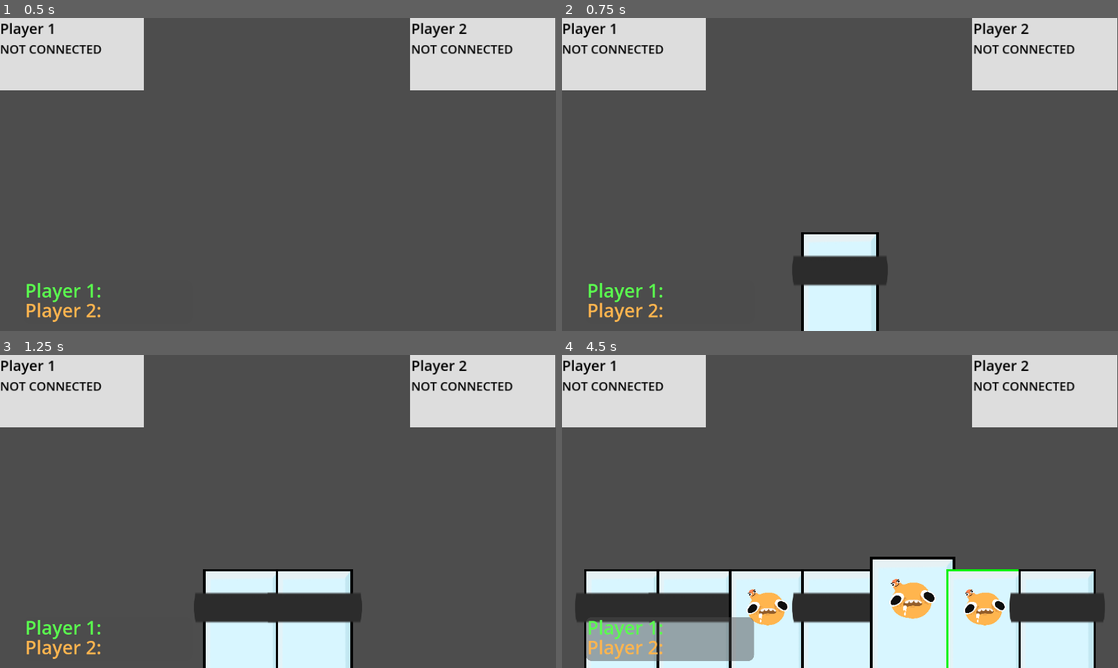
Above: before the commit, frames 1-4 (two rows, left to right).
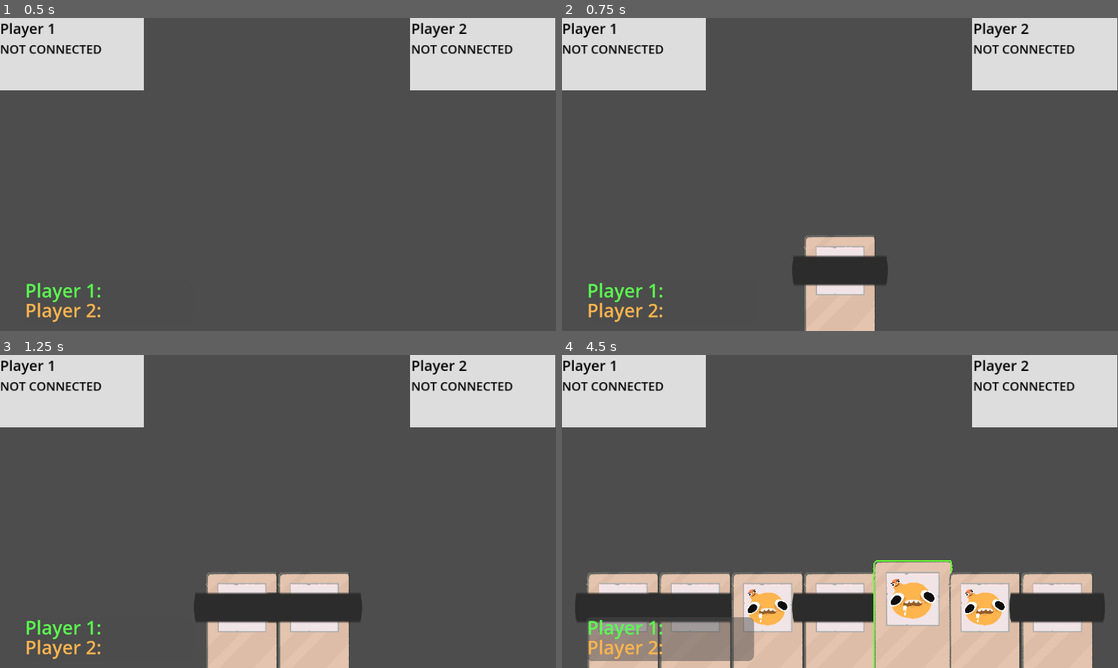
Above: after the commit, the same moments.

Repository: patator62180/GDWL_67
Game: Godot game, scene res://scenes/HUD/hud.tscn
Two runs of this game, one before a commit and one after it. Both use one fixed random seed, a clock stepped at 60 frames per second and the inputs below. This scene is started directly instead of the project's main scene.
Inputs (mouse positions are in pixels of both pictures, inside the frame that each line leads up to):
- Up to frame 1 (0.5 s): no input
- Up to frame 2 (0.75 s): tap Enter (ui_accept) at 0.5 s; move the mouse to (962, 158) at 0.52 s; hold Right (right) from 0.53 s (still down); right-click (962, 158) at 0.6 s; click (962, 158) at 0.67 s
- Up to frame 3 (1.25 s): keep holding Right (right); tap Enter (ui_accept) at 0.77 s
- Up to frame 4 (4.5 s): release Right (right) at 1.25 s; tap Enter (ui_accept) every 0.75 s from 1.25 to 4.25 s; drag from (801, 630) to (812, 574) at 1.27 s; move the mouse to (840, 624) at 2.02 s; hold Right (right) 2.03-2.75 s; right-click (840, 624) at 2.1 s; click (840, 624) at 2.17 s; drag from (878, 624) to (673, 464) at 2.77 s; drag from (912, 630) to (867, 511) at 3.52 s; drag from (951, 630) to (756, 433) at 4.27 s

Frame 1 is identical in both runs. In frame 2, 3.1% of the frame differs, in the area x 43-57%, y 68-100%; in frame 3, 5.9%; in frame 4, 22%, in the area x 4-96%, y 64-100%.
Error in both runs: Invalid access to property or key 'array' on a base object of type 'Nil'. (res://scenes/game/ScoreControl.gd:11)

Commit message:
cartes pimpees

Diff:
--- a/scenes/cards/card.gd
+++ b/scenes/cards/card.gd
@@ -5,8 +5,6 @@
 signal card_clicked
 
 @export var outline : Control
-@export var default_color : Color
-@export var selected_color : Color
 @export var icon : TextureRect
 
 var resource : Resource
@@ -20,7 +18,6 @@
 func _on_gui_input(event):
     if event is InputEventMouseButton:
         card_clicked.emit(card_id)
-        outline.modulate = selected_color
 
 
 func _on_mouse_entered():
@@ -30,8 +27,6 @@
 func _on_mouse_exited():
     scale = Vector2.ONE
 
-func unselect():
-    outline.modulate = default_color
 
 func get_type():
     return resource.type
--- a/scenes/cards/card.tscn
+++ b/scenes/cards/card.tscn
@@ -1,7 +1,18 @@
-[gd_scene load_steps=3 format=3 uid="uid://w8glstws2q30"]
+[gd_scene load_steps=6 format=3 uid="uid://w8glstws2q30"]
 
 [ext_resource type="Script" path="res://scenes/cards/card.gd" id="1_7d03g"]
 [ext_resource type="Texture2D" uid="uid://qfq8gm06d23p" path="res://sprites/tuile_blue.png" id="2_300yh"]
+[ext_resource type="Shader" path="res://scenes/cards/outline.gdshader" id="3_p3nqa"]
+[ext_resource type="Texture2D" uid="uid://dtys1aqstpv3o" path="res://sprites/Carte.png" id="3_pnjbd"]
+
+[sub_resource type="ShaderMaterial" id="ShaderMaterial_77or1"]
+resource_local_to_scene = true
+shader = ExtResource("3_p3nqa")
+shader_parameter/color = Color(0.4, 1, 0.2, 0)
+shader_parameter/width = 2.743
+shader_parameter/pattern = 0
+shader_parameter/inside = true
+shader_parameter/add_margins = true
 
 [node name="Card" type="Control" node_paths=PackedStringArray("outline", "icon")]
 custom_minimum_size = Vector2(150, 0)
@@ -19,10 +30,10 @@
 pivot_offset = Vector2(75, 250)
 script = ExtResource("1_7d03g")
 outline = NodePath("Outline")
-selected_color = Color(0, 1, 0, 1)
 icon = NodePath("Icon")
 
 [node name="Outline" type="TextureRect" parent="."]
+visible = false
 modulate = Color(0, 0, 0, 1)
 layout_mode = 1
 anchors_preset = 8
@@ -39,6 +50,8 @@
 texture = ExtResource("2_300yh")
 
 [node name="Background" type="TextureRect" parent="."]
+texture_filter = 1
+material = SubResource("ShaderMaterial_77or1")
 layout_mode = 1
 anchors_preset = 8
 anchor_left = 0.5
@@ -51,7 +64,7 @@
 offset_bottom = 125.0
 grow_horizontal = 2
 grow_vertical = 2
-texture = ExtResource("2_300yh")
+texture = ExtResource("3_pnjbd")
 
 [node name="Icon" type="TextureRect" parent="."]
 layout_mode = 1
--- a/scenes/cards/hand.gd
+++ b/scenes/cards/hand.gd
@@ -11,6 +11,8 @@
 var selected_card
 var card_scene
 var total_weight = 0
+
+@export var selected_color = Color(0.4, 1, 0.2, 1)
 
 signal card_selected(cardType : String)
 
@@ -69,12 +71,13 @@
             card_selected.emit(card.get_type())
             selected_card_index = i
             selected_card = card
+            selected_card.get_node("Background").material.set_shader_parameter("color", selected_color)
             break
 
 func unselect_selected_card():
     if selected_card_index == -1:
         return
-    selected_card.unselect()
+    selected_card.get_node("Background").material.set_shader_parameter("color", Color(0.4, 1, 0.2, 0))
     selected_card_index = -1
     selected_card = null
     card_selected.emit("")
--- /dev/null
+++ b/scenes/cards/outline.gdshader
@@ -0,0 +1,62 @@
+shader_type canvas_item;
+
+uniform vec4 color : source_color = vec4(1.0);
+uniform float width : hint_range(0, 10) = 1.0;
+uniform int pattern : hint_range(0, 2) = 0; // diamond, circle, square
+uniform bool inside = false;
+uniform bool add_margins = true; // only useful when inside is false
+
+void vertex() {
+	if (add_margins) {
+		VERTEX += (UV * 2.0 - 1.0) * width;
+	}
+}
+
+bool hasContraryNeighbour(vec2 uv, vec2 texture_pixel_size, sampler2D texture) {
+	for (float i = -ceil(width); i <= ceil(width); i++) {
+		float x = abs(i) > width ? width * sign(i) : i;
+		float offset;
+
+		if (pattern == 0) {
+			offset = width - abs(x);
+		} else if (pattern == 1) {
+			offset = floor(sqrt(pow(width + 0.5, 2) - x * x));
+		} else if (pattern == 2) {
+			offset = width;
+		}
+
+		for (float j = -ceil(offset); j <= ceil(offset); j++) {
+			float y = abs(j) > offset ? offset * sign(j) : j;
+			vec2 xy = uv + texture_pixel_size * vec2(x, y);
+
+			if ((xy != clamp(xy, vec2(0.0), vec2(1.0)) || texture(texture, xy).a <= 0.0) == inside) {
+				return true;
+			}
+}
+        }
+
+	return false;
+}
+
+void fragment() {
+	vec2 uv = UV;
+
+	if (add_margins) {
+		vec2 texture_pixel_size = vec2(1.0) / (vec2(1.0) / TEXTURE_PIXEL_SIZE + vec2(width * 2.0));
+
+		uv = (uv - texture_pixel_size * width) * TEXTURE_PIXEL_SIZE / texture_pixel_size;
+
+		if (uv != clamp(uv, vec2(0.0), vec2(1.0))) {
+			COLOR.a = 0.0;
+		} else {
+			COLOR = texture(TEXTURE, uv);
+		}
+	} else {
+		COLOR = texture(TEXTURE, uv);
+	}
+
+	if ((COLOR.a > 0.0) == inside && hasContraryNeighbour(uv, TEXTURE_PIXEL_SIZE, TEXTURE)) {
+		COLOR.rgb = inside ? mix(COLOR.rgb, color.rgb, color.a) : color.rgb;
+		COLOR.a += (1.0 - COLOR.a) * color.a;
+	}
+}
Binary file added: sprites/Carte.png
Not shown, added: sprites/Carte.png.import
